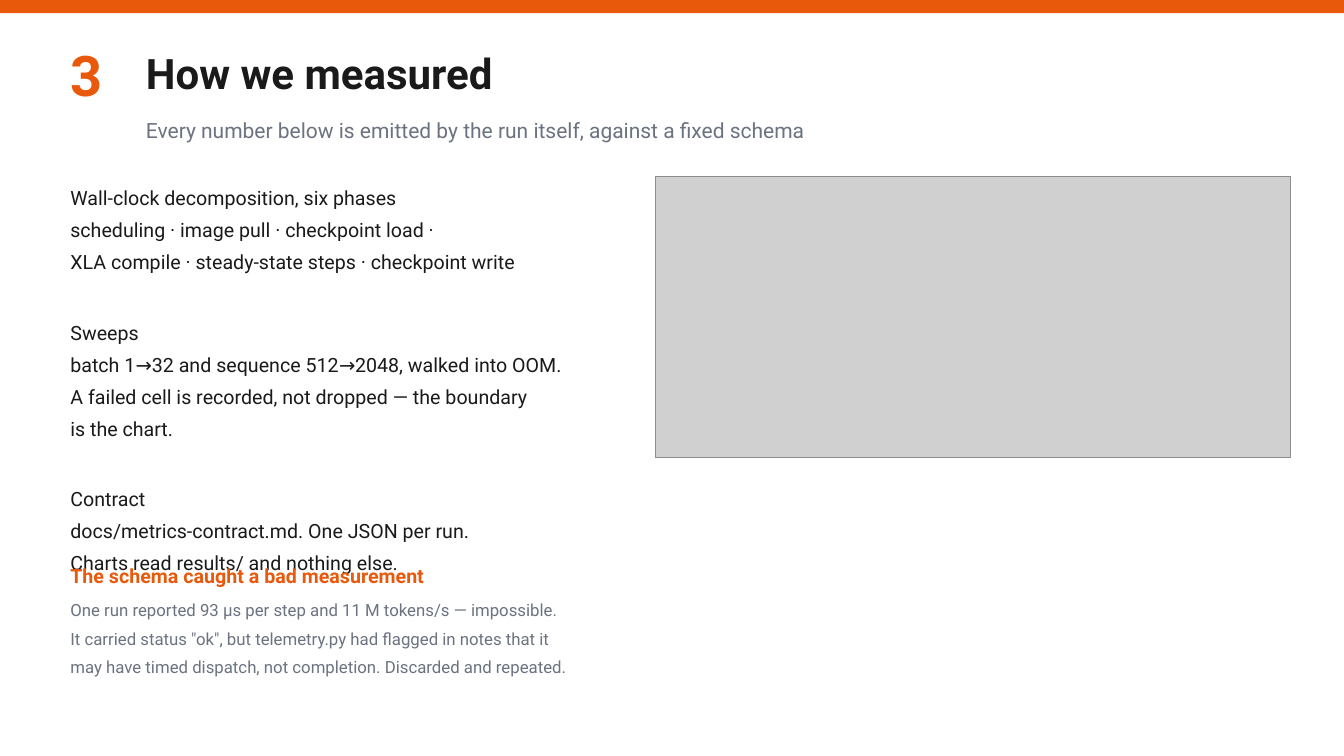
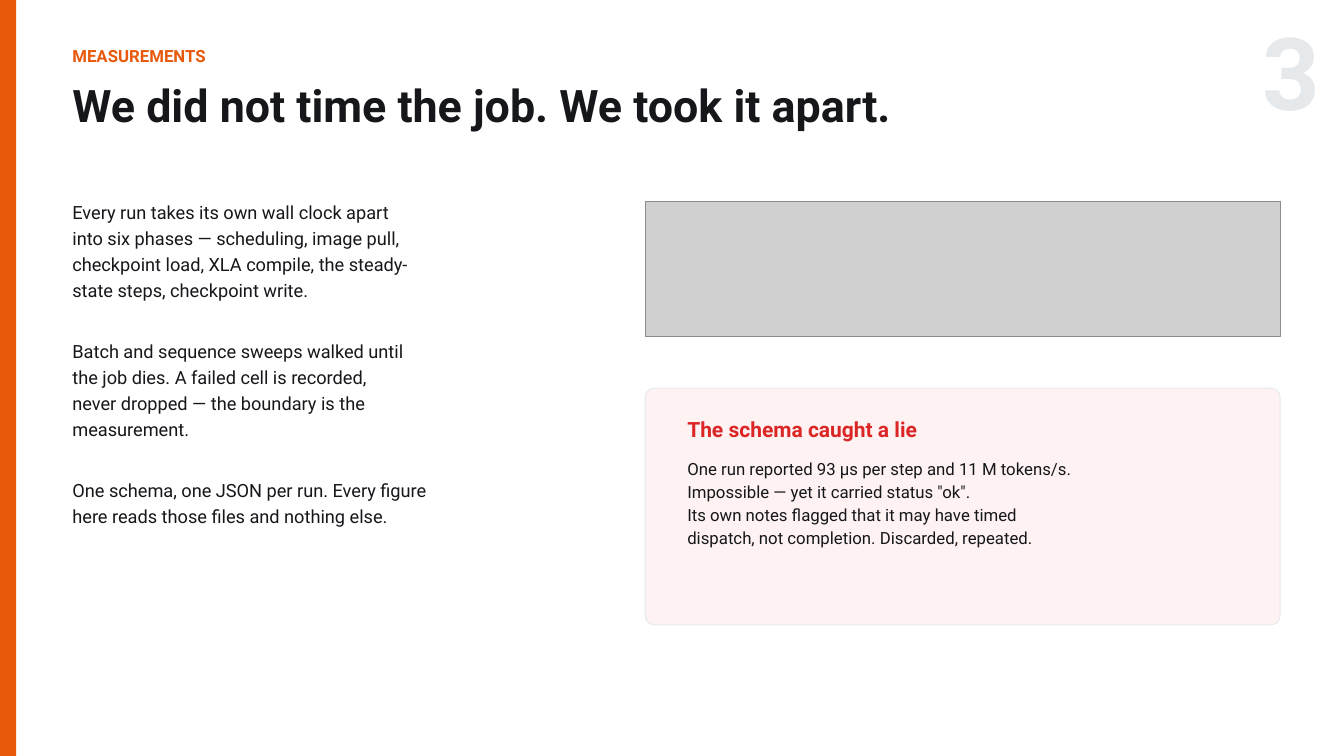
Before and after one commit to RN0L/me344-qwen3-icd10-profiling, a slide deck: slide 3 of slides/ME344_Final_Arnold_Hambuch.pptx. Drawn at 1344x756 pixels with LibreOffice and Linux fonts; fonts in the diff are those of the drawing; grey boxes stand for pictures. Boxes give left, top, right and bottom in pixels: in the first picture for what was removed or moved away, otherwise in the second. Text is boxed around its words. In the diff, an @@ line names an element or a change of style, - is before the commit and + after.

```diff
--- a/slides/ME344_Final_Arnold_Hambuch.pptx
+++ b/slides/ME344_Final_Arnold_Hambuch.pptx
@@ rectangle: place and size @@
-rectangle at box(0, 0, 1344, 13)
+rectangle at box(0, 0, 16, 756)
@@ text removed at box(70, 55, 102, 97) @@
-3
@@ text at box(72, 50, 205, 62): text changed; size 30 to 12 pt; text colour #1A1A1A to #E8590C @@
-How we measured
+MEASUREMENTS
@@ text at box(72, 88, 891, 132): text changed; size 15 to 32 pt; text colour #6B7280 to #15171A; bold on @@
-Every number below is emitted by the run itself, against a fixed schema
+We did not time the job. We took it apart.
@@ text at box(72, 205, 426, 527): text changed; size 14 to 13 pt; text colour #1A1A1A to #15171A @@
-Wall-clock decomposition, six phases
-scheduling · image pull · checkpoint load ·
-XLA compile · steady-state steps · checkpoint write
-Sweeps
-batch 1→32 and sequence 512→2048, walked into OOM.
-A failed cell is recorded, not dropped — the boundary
-is the chart.
-Contract
-docs/metrics-contract.md. One JSON per run.
-Charts read results/ and nothing else.
+Every run takes its own wall clock apart
+into six phases — scheduling, image pull,
+checkpoint load, XLA compile, the steady-
+state steps, checkpoint write.
+Batch and sequence sweeps walked until
+the job dies. A failed cell is recorded,
+never dropped — the boundary is the
+measurement.
+One schema, one JSON per run. Every figure
+here reads those files and nothing else.
@@ picture: place and size @@
-picture at box(655, 176, 1291, 458)
+picture at box(645, 202, 1280, 337)
@@ rounded rectangle added at box(645, 388, 1280, 625), fill #FEF2F2, outline #E6E9EC 0.75 pt @@
@@ text at box(687, 421, 916, 442): text changed; size 14 to 15 pt; text colour #E8590C to #DC2626 @@
-The schema caught a bad measurement
+The schema caught a lie
@@ text at box(687, 462, 1071, 548): text changed; text colour #6B7280 to #15171A @@
-One run reported 93 µs per step and 11 M tokens/s — impossible.
-It carried status "ok", but telemetry.py had flagged in notes that it
-may have timed dispatch, not completion. Discarded and repeated.
+One run reported 93 µs per step and 11 M tokens/s.
+Impossible — yet it carried status "ok".
+Its own notes flagged that it may have timed
+dispatch, not completion. Discarded, repeated.
```
Also in this commit, not shown: 3 other slides changed, 1 slide added, 1 slide removed, 6 other files.
